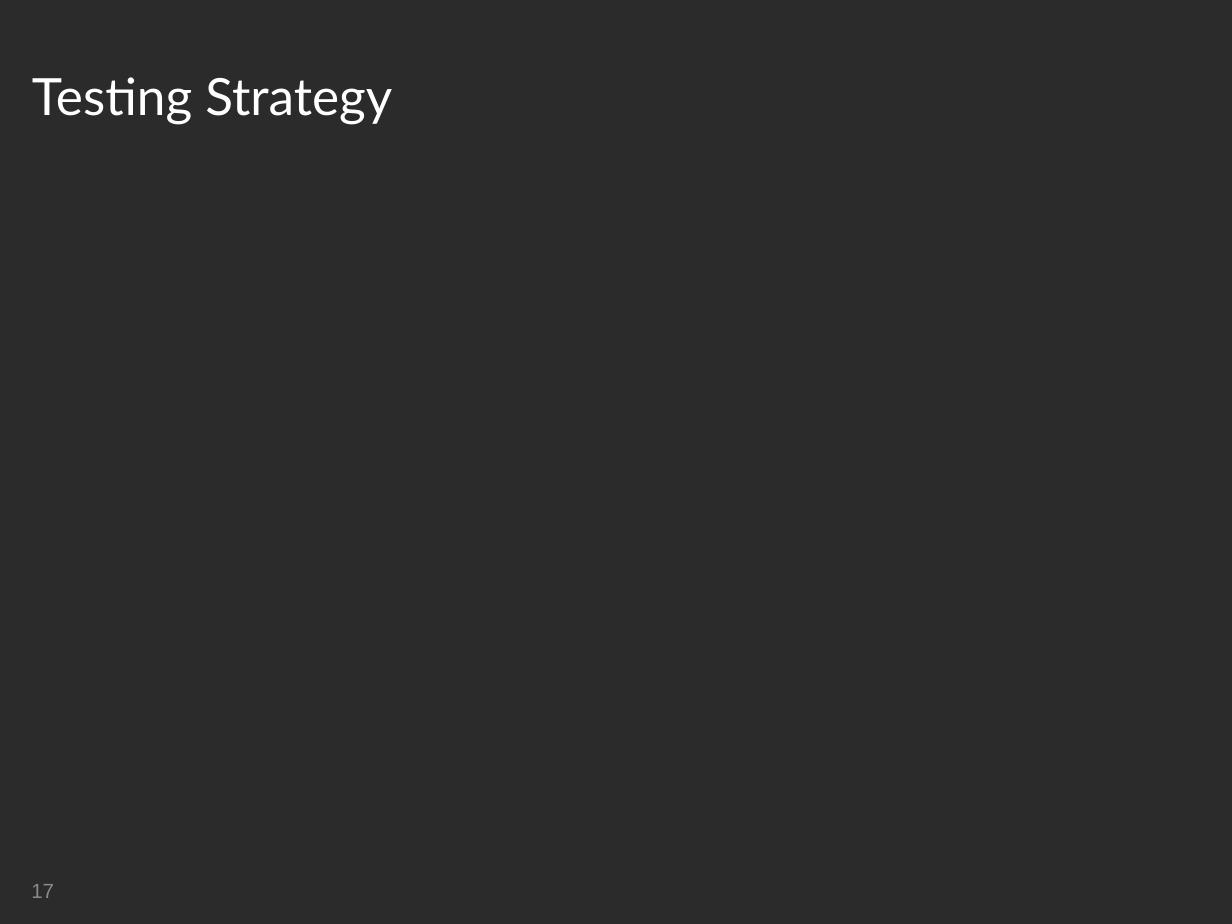
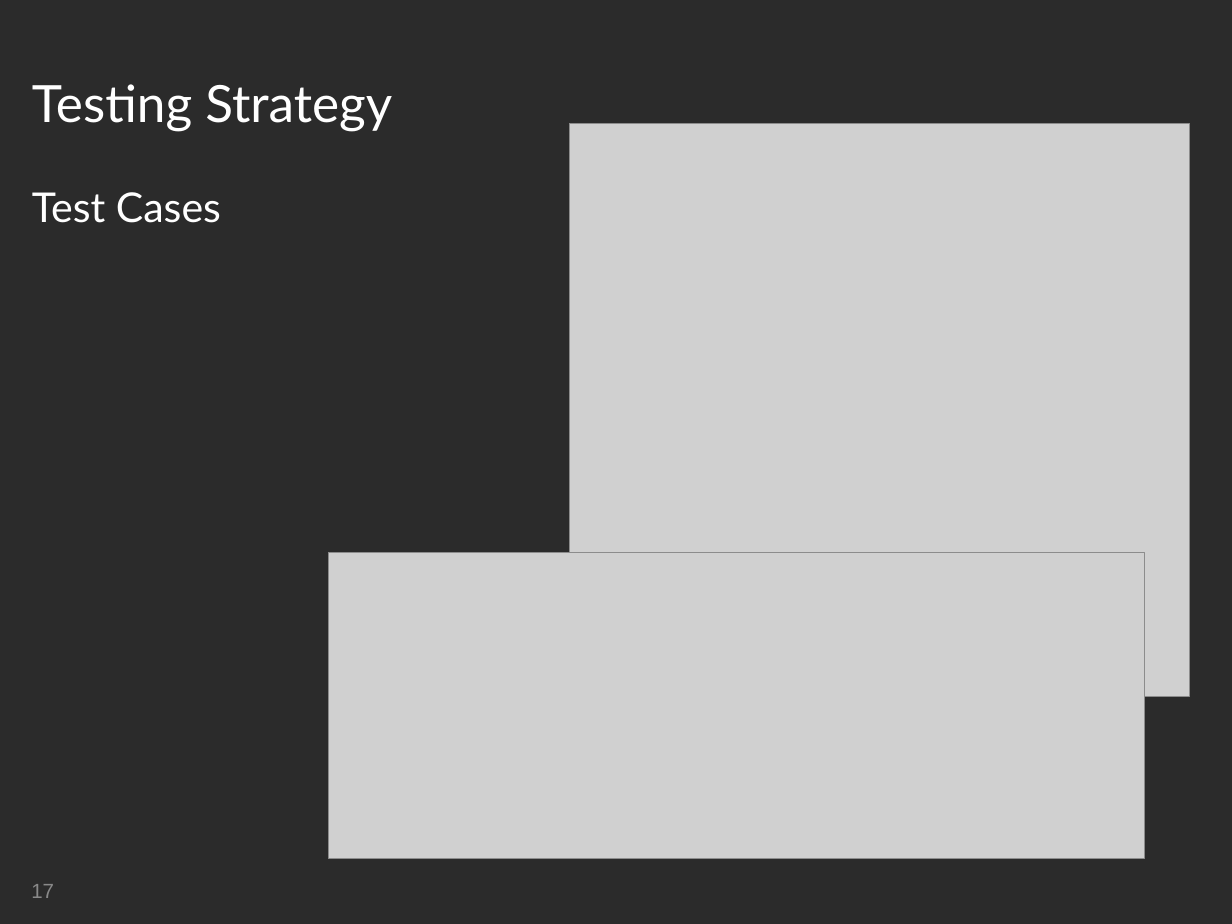
Before and after one commit to mateuszgolab/applications-in-high-end-computing, a slide deck: slide 17 of Presentation/Group Presentation - Csaba.ppt. Drawn at 1232x924 pixels with LibreOffice and Linux fonts; fonts in the diff are those of the drawing; grey boxes stand for pictures; background and template pictures are left out; a plain dark background stands for a picture behind light text. Boxes give left, top, right and bottom in pixels: in the first picture for what was removed or moved away, otherwise in the second. Text is boxed around its words. In the diff, an @@ line names an element or a change of style, - is before the commit and + after.

```diff
--- a/Presentation/Group Presentation - Csaba.ppt
+++ b/Presentation/Group Presentation - Csaba.ppt
@@ title at (32,84,392,223): text changed @@
-Testing Strategy
+Testing Strategy
+Test Cases
@@ picture added at (569,123,1190,696) @@
@@ picture added at (329,552,1145,859) @@
```
Also in this commit, not shown: 4 slides added, 4 slides removed.
